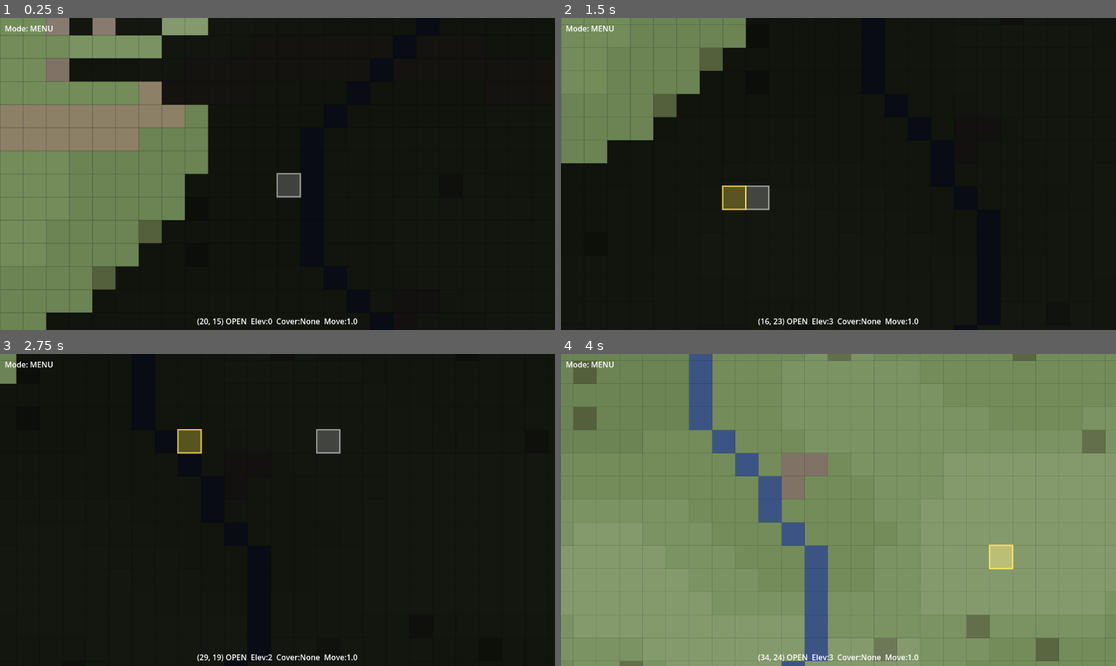
Above: before the commit, frames 1-4 (two rows, left to right).
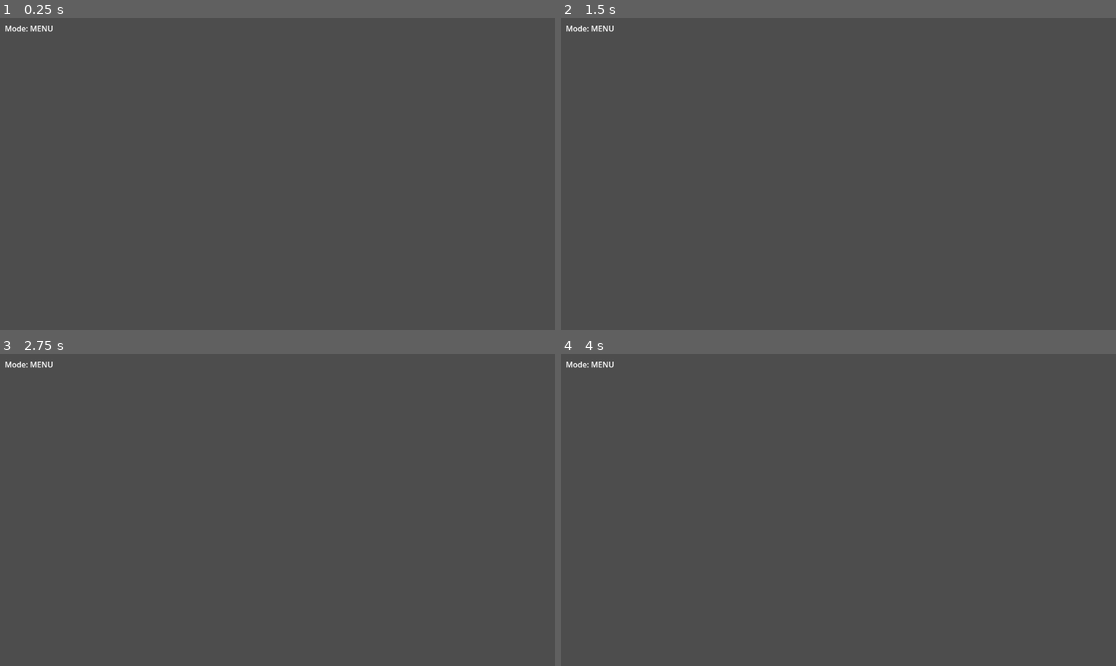
Above: after the commit, the same moments.

Repository: trothtad/Pa-596
Game: Godot game, scene res://scenes/main.tscn
Two runs of this game, one before a commit and one after it. Both use one fixed random seed, a clock stepped at 60 frames per second and the inputs below.
Inputs (mouse positions are in pixels of both pictures, inside the frame that each line leads up to):
- Up to frame 1 (0.25 s): no input
- Up to frame 2 (1.5 s): tap Enter at 0.5 s; move the mouse to (960, 158) at 0.52 s; hold S (camera_pan_down) 0.53-1.25 s; click (960, 158) at 0.67 s; drag from (727, 189) to (810, 236) at 1.27 s
- Up to frame 3 (2.75 s): tap Space at 2 s; move the mouse to (333, 441) at 2.02 s; hold D (camera_pan_right) from 2.03 s (still down); click (333, 441) at 2.17 s
- Up to frame 4 (4 s): release D (camera_pan_right) at 2.75 s; drag from (810, 572) to (672, 463) at 2.77 s; tap Enter at 3.5 s; move the mouse to (1005, 556) at 3.52 s; tap F at 3.6 s; click (1005, 556) at 3.67 s

The runs differ from the first frame. In frame 1, 99% of the frame differs, in the area x 0-100%, y 0-100%; in frame 2, 99%; in frame 3, 100%; in frame 4, 99%.
Error after the commit: Parse Error: Cannot infer the type of "awareness" variable because the value doesn't have a set type. (res://scripts/core/battle_map.gd:366)

Commit message:
Add hysteresis to detection system to prevent state thrashing
DetectionState.get_awareness_label() now tracks previous_awareness and
requires detection to drop HYSTERESIS_BUFFER (0.05) below a threshold
before losing that awareness level. Hound and battle_map detection
transitions now use awareness labels instead of raw float comparisons.

Fixes STALK<>SEARCH oscillation when hound and squad occupy adjacent
cells with detection hovering near threshold boundaries.

Co-Authored-By: Claude Opus 4.6 <noreply@anthropic.com>

Diff:
--- a/scripts/core/battle_map.gd
+++ b/scripts/core/battle_map.gd
@@ -362,12 +362,13 @@
 		if det_state.detection_level > 0.01:
 			det_state.last_known_pos = hostile.grid_pos
 
-		# Update display info
-		if det_state.detection_level >= DetectionClass.THRESHOLD_SUSPECTED:
+		# Update display info using hysteresis-aware awareness label
+		var awareness := det_state.get_awareness_label()
+		if awareness != "UNAWARE":
 			detected_hostile_positions[hostile_id] = {
 				"pos": det_state.last_known_pos,
 				"level": det_state.detection_level,
-				"label": det_state.get_awareness_label(),
+				"label": awareness,
 				"hostile": hostile,
 			}
 		else:
@@ -379,8 +380,9 @@
 		var hostile_id = hostile.get_instance_id()
 		if squad_detection_states.has(hostile_id):
 			var det = squad_detection_states[hostile_id]
+			var awareness := det.get_awareness_label()
 			# Only show the actual entity when IDENTIFIED or better
-			hostile.visible = det.detection_level >= DetectionClass.THRESHOLD_IDENTIFIED
+			hostile.visible = awareness == "IDENTIFIED" or awareness == "TRACKED"
 		else:
 			hostile.visible = false
 
--- a/scripts/core/detection.gd
+++ b/scripts/core/detection.gd
@@ -22,6 +22,10 @@
 const THRESHOLD_IDENTIFIED := 0.75
 const THRESHOLD_TRACKED := 1.0
 
+# Hysteresis buffer — once you reach a level, detection must drop further
+# below the threshold to lose it. Prevents oscillation at boundaries.
+const HYSTERESIS_BUFFER := 0.05
+
 # --- Detection Profile ---
 # Attached to anything that can detect things (observers)
 # AND anything that can be detected (targets)
@@ -58,18 +62,38 @@
 	var last_seen_time := 0.0      # game time of last detection tick
 	var primary_sense := ""        # what sense is driving detection ("sight", "hearing", "seismic")
 	var is_in_los := false         # currently have line of sight?
+	var previous_awareness := "UNAWARE"  # tracks last label for hysteresis
 
 	func get_awareness_label() -> String:
-		if detection_level >= THRESHOLD_TRACKED:
-			return "TRACKED"
-		elif detection_level >= THRESHOLD_IDENTIFIED:
-			return "IDENTIFIED"
-		elif detection_level >= THRESHOLD_DETECTED:
-			return "DETECTED"
-		elif detection_level >= THRESHOLD_SUSPECTED:
-			return "SUSPECTED"
-		else:
-			return "UNAWARE"
+		"""Returns awareness level with hysteresis to prevent threshold oscillation.
+		To ENTER a level: detection must reach the full threshold.
+		To DROP from a level: detection must fall below threshold - HYSTERESIS_BUFFER."""
+		var result := "UNAWARE"
+
+		# Check thresholds from highest to lowest
+		# For each level, use the entry threshold if we're below it,
+		# or the hold threshold (entry - buffer) if we're already at/above it
+		var was_tracked := previous_awareness == "TRACKED"
+		var was_identified := was_tracked or previous_awareness == "IDENTIFIED"
+		var was_detected := was_identified or previous_awareness == "DETECTED"
+		var was_suspected := was_detected or previous_awareness == "SUSPECTED"
+
+		var tracked_threshold := THRESHOLD_TRACKED - HYSTERESIS_BUFFER if was_tracked else THRESHOLD_TRACKED
+		var identified_threshold := THRESHOLD_IDENTIFIED - HYSTERESIS_BUFFER if was_identified else THRESHOLD_IDENTIFIED
+		var detected_threshold := THRESHOLD_DETECTED - HYSTERESIS_BUFFER if was_detected else THRESHOLD_DETECTED
+		var suspected_threshold := THRESHOLD_SUSPECTED - HYSTERESIS_BUFFER if was_suspected else THRESHOLD_SUSPECTED
+
+		if detection_level >= tracked_threshold:
+			result = "TRACKED"
+		elif detection_level >= identified_threshold:
+			result = "IDENTIFIED"
+		elif detection_level >= detected_threshold:
+			result = "DETECTED"
+		elif detection_level >= suspected_threshold:
+			result = "SUSPECTED"
+
+		previous_awareness = result
+		return result
 
 	func _init() -> void:
 		pass
--- a/scripts/core/hound.gd
+++ b/scripts/core/hound.gd
@@ -176,34 +176,35 @@
 		_evaluate_detection_transitions(unit, det_state)
 
 func _evaluate_detection_transitions(target: Node2D, det_state) -> void:
-	"""Decide whether to change state based on detection levels."""
-	var level = det_state.detection_level
+	"""Decide whether to change state based on detection awareness.
+	Uses hysteresis-aware labels to prevent threshold oscillation."""
+	var awareness := det_state.get_awareness_label()
 
 	match state:
 		State.IDLE, State.PATROL:
-			if level >= DetectionClass.THRESHOLD_DETECTED:
+			if awareness == "DETECTED" or awareness == "IDENTIFIED" or awareness == "TRACKED":
 				_change_state(State.STALK)
 				current_target = target
 				last_known_target_pos = det_state.last_known_pos
 				_path_to(last_known_target_pos, stalk_speed)
 
 		State.STALK:
-			if level >= DetectionClass.THRESHOLD_TRACKED:
+			if awareness == "TRACKED":
 				_change_state(State.CHASE)
 				current_target = target
-			elif level < DetectionClass.THRESHOLD_SUSPECTED:
-				# Lost them
+			elif awareness == "UNAWARE":
+				# Hysteresis: must drop fully to UNAWARE to lose the scent
 				_change_state(State.SEARCH)
 				search_timer = 0.0
 
 		State.CHASE:
-			if level < DetectionClass.THRESHOLD_DETECTED:
+			if awareness == "UNAWARE" or awareness == "SUSPECTED":
 				# Lost them during chase
 				_change_state(State.SEARCH)
 				search_timer = 0.0
 
 		State.SEARCH:
-			if level >= DetectionClass.THRESHOLD_DETECTED:
+			if awareness == "DETECTED" or awareness == "IDENTIFIED" or awareness == "TRACKED":
 				_change_state(State.STALK)
 				current_target = target
 				last_known_target_pos = det_state.last_known_pos
@@ -231,7 +232,8 @@
 		var target_id = current_target.get_instance_id()
 		if detection_states.has(target_id):
 			var det = detection_states[target_id]
-			if det.detection_level >= DetectionClass.THRESHOLD_DETECTED:
+			var awareness := det.get_awareness_label()
+			if awareness == "DETECTED" or awareness == "IDENTIFIED" or awareness == "TRACKED":
 				last_known_target_pos = det.last_known_pos
 
 	if move_path.size() == 0:
@@ -239,7 +241,7 @@
 		if current_target:
 			var target_id = current_target.get_instance_id()
 			if detection_states.has(target_id):
-				if detection_states[target_id].detection_level >= DetectionClass.THRESHOLD_TRACKED:
+				if detection_states[target_id].get_awareness_label() == "TRACKED":
 					_change_state(State.CHASE)
 					return
 		_change_state(State.SEARCH)
